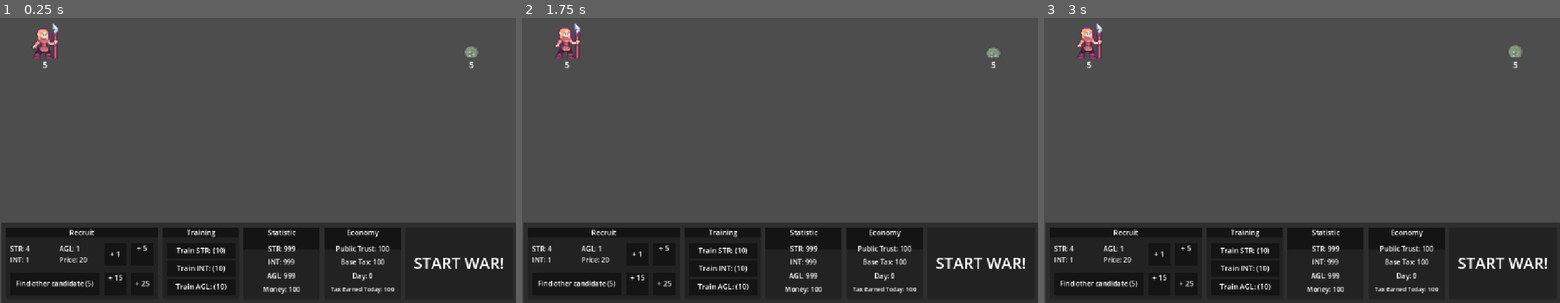
Above: before the commit, frames 1-3 (left to right).
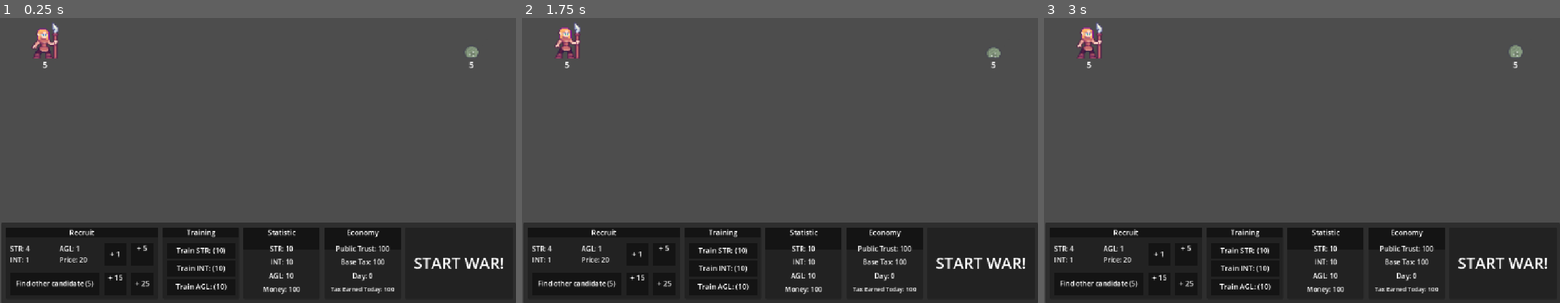
Above: after the commit, the same moments.

Repository: Stratmitos/game-dev-js-2025
Game: Godot game, scene res://Gameplay.tscn
The game is run twice, just before and just after one commit, with the same random seed, the same clock (stepped at 60 frames per second) and the same inputs.
Inputs (mouse positions are in pixels of both pictures, inside the frame that each line leads up to):
- Up to frame 1 (0.25 s): no input
- Up to frame 2 (1.75 s): tap Enter at 0.5 s; move the mouse to (893, 143) at 0.52 s; click (893, 143) at 0.67 s; move the mouse to (676, 171) at 1.27 s; click (676, 171) at 1.42 s
- Up to frame 3 (3 s): move the mouse to (1353, 94) at 2.02 s; click (1353, 94) at 2.17 s; move the mouse to (1276, 217) at 2.77 s; click (1276, 217) at 2.92 s

The runs differ from the first frame. In frame 1, 0.2% of the frame differs, in the area x 51-93%, y 10-92%; in frame 2, 0.3%; in frame 3, 0.3%.
Error before the commit: Parse Error: Function "_on_debuff_dominated_applied()" not found in base self. (res://Gameplay.gd:17)

Commit message:
Add: Integrate debuff log

Diff:
--- a/Gameplay.gd
+++ b/Gameplay.gd
@@ -55,12 +55,24 @@
 		MoneyHandler.toggle_allowed_to_spent_money(false)
 		$GirlTroop.move()
 		$Slime.move()
+		_toggle_war_log(true)
 
 func _on_war_is_over(is_win: bool) -> void:
 	if is_win:
 		$WarResult.win()
 	else:
 		$WarResult.lose()
+
+	_toggle_war_log(false)
+
+func _on_debuff_dominated_applied(identity: int) -> void:
+	$WarLog.append_debuff_log(identity, 0)
+
+func _on_debuff_coward_applied(identity: int) -> void:
+	$WarLog.append_debuff_log(identity, 1)
+
+func _on_debuff_reckless_applied(identity: int) -> void:
+	$WarLog.append_debuff_log(identity, 2)
 
 func _on_war_result_finished() -> void:
 	var current_public_trust: int = economy.get_public_trust()
@@ -81,3 +93,8 @@
 
 	economy.set_day_passed(economy.get_day_passed() + 1)
 	start()
+
+func _toggle_war_log(value: bool) -> void:
+	$WarLog.clear()
+	$WarLog.visible = value
+	ui_node.visible = not value
--- a/Gameplay.tscn
+++ b/Gameplay.tscn
@@ -4,11 +4,11 @@
 [ext_resource type="PackedScene" uid="uid://bhdhfu0ydgoc7" path="res://services/PlayableCharacter/GirlTroop.tscn" id="2_frqxu"]
 [ext_resource type="PackedScene" uid="uid://bjtg6be4bgtpq" path="res://services/PlayableCharacter/Slime.tscn" id="3_jk7ph"]
 [ext_resource type="Script" path="res://services/UI/StatisticPanel.gd" id="4_d07n5"]
-[ext_resource type="Script" path="res://services/UI/MenuPanel.gd" id="4_eopcn"]
 [ext_resource type="Script" path="res://services/UI/TrainingPanel.gd" id="5_dr4j1"]
 [ext_resource type="Script" path="res://services/UI/RecruitPanel.gd" id="5_ledom"]
 [ext_resource type="Script" path="res://services/UI/Economy.gd" id="8_jypwr"]
 [ext_resource type="Script" path="res://services/UI/WarResult.gd" id="9_c5f70"]
+[ext_resource type="Script" path="res://services/UI/WarLog.gd" id="9_lnb34"]
 
 [sub_resource type="StyleBoxFlat" id="StyleBoxFlat_crhkw"]
 bg_color = Color(0, 0, 0, 0.392157)
@@ -34,7 +34,6 @@
 offset_bottom = 648.0
 grow_horizontal = 2
 grow_vertical = 0
-script = ExtResource("4_eopcn")
 
 [node name="RecruitPanel" type="Panel" parent="MenuPanel"]
 layout_mode = 1
@@ -469,6 +468,48 @@
 wait_time = 2.3
 one_shot = true
 
+[node name="WarLog" type="Panel" parent="."]
+visible = false
+anchors_preset = 7
+anchor_left = 0.5
+anchor_top = 1.0
+anchor_right = 0.5
+anchor_bottom = 1.0
+offset_left = 2.0
+offset_top = 468.0
+offset_right = 1152.0
+offset_bottom = 648.0
+grow_horizontal = 2
+grow_vertical = 0
+script = ExtResource("9_lnb34")
+
+[node name="Log" type="Label" parent="WarLog"]
+layout_mode = 1
+anchors_preset = -1
+anchor_right = 1.0
+anchor_bottom = 0.127778
+grow_horizontal = 2
+theme_override_font_sizes/font_size = 20
+theme_override_styles/normal = SubResource("StyleBoxFlat_crhkw")
+text = " Log"
+vertical_alignment = 1
+metadata/_edit_use_anchors_ = true
+
+[node name="RichTextLabel" type="RichTextLabel" parent="WarLog"]
+layout_mode = 1
+anchors_preset = -1
+anchor_left = 0.00869565
+anchor_top = 0.166667
+anchor_right = 0.991304
+anchor_bottom = 1.0
+grow_horizontal = 2
+grow_vertical = 2
+bbcode_enabled = true
+deselect_on_focus_loss_enabled = false
+drag_and_drop_selection_enabled = false
+text_direction = 1
+metadata/_edit_use_anchors_ = true
+
 [connection signal="on_player_recruit_troop" from="MenuPanel/RecruitPanel" to="." method="_on_player_recruit_troop"]
 [connection signal="gui_input" from="MenuPanel/RecruitPanel/Find" to="MenuPanel/RecruitPanel" method="_on_find_other_candidate"]
 [connection signal="gui_input" from="MenuPanel/RecruitPanel/Add1" to="MenuPanel/RecruitPanel" method="_on_add_one"]
--- a/PlayerCharacter.gd
+++ b/PlayerCharacter.gd
@@ -1,6 +1,14 @@
 extends Node2D
 
 signal war_is_over(is_win: bool)
+
+signal troop_dominated(identity: int)
+
+signal troop_coward(identity: int)
+
+signal troop_reckless(identity: int)
+
+const default_hp: float = 25.0
 
 var stacked_count: int = 5
 var hp: float = default_hp
--- a/services/Character/DebuffTimer.gd
+++ b/services/Character/DebuffTimer.gd
@@ -11,11 +11,11 @@
 	var is_reckless_activated: bool = randf_range(0.0, 100.0) <= parent.reckless_rate
 
 	if is_coward_activated and parent.stacked_count > 0 and parent.coward_rate > 0.0:
-		print("coward!")
+		parent.emit_signal("troop_coward", parent.identity)
 		parent.on_character_debuff_activated()
 	if is_dominate_activated and parent.stacked_count > 0 and parent.dominate_rate > 0.0:
-		print("dominated!")
+		parent.emit_signal("troop_dominated", parent.identity)
 		parent.on_character_debuff_activated()
 	if is_reckless_activated and parent.stacked_count > 0 and parent.reckless_rate > 0.0:
-		print("reckelss!")
+		parent.emit_signal("troop_reckless", parent.identity)
 		parent.on_character_debuff_activated()
--- /dev/null
+++ b/services/UI/WarLog.gd
@@ -0,0 +1,42 @@
+extends Panel
+
+const message_str: Array = [
+	"%s: Tried a friendly pat on the back... now the friend’s a pancake.\n",
+	"%s: Went for a push. Physics went for a kill.\n",
+	"%s: Flexed so hard, someone in the group disintegrated.\n",
+	"%s: Gave a thumbs up... and crushed a teammate’s shoulder.\n",
+	"%s: Went for a high five and caused internal bleeding.\n",
+]
+
+const message_int: Array = [
+	"%s: Calculated all the odds... and chose to nope out.\n",
+	"%s: Retreating is the most logical move. Also the most cowardly.\n",
+	"%s: Just solved quantum physics mid-battle, and forgot how to stab.\n",
+	"%s: Too much thinking, not enough stabbing.\n",
+	"%s: Violence is not the answer. Unfortunately, the opposition disagreed.\n",
+]
+
+const message_agl: Array = [
+	"%s: Dodged everything... except the ground. RIP.\n",
+	"%s: Speed is great—until you trip on a rock and fall into a bear trap.\n",
+	"%s: Was a blur. Now they’re a stain.\n",
+	"%s: Moved like lightning. Thought like a snail. Fatal combo.\n",
+	"%s: Zigged, zagged, and zapped... right off a cliff.\n",
+]
+
+func clear() -> void:
+	$RichTextLabel.clear()
+
+func append_damage_log(identity: int, damage: int) -> void:
+	var victim: String = "Your troop" if identity == AttributeHandler.player else "Enemy troop"
+	$RichTextLabel.append_text("%s took %d damage!\n" % [victim, damage])
+
+func append_debuff_log(identity: int, debuf_type: int) -> void:
+	var messageid: int = randi_range(0, 4)
+	var victim: String = "Your troop" if identity == AttributeHandler.player else "Enemy troop"
+	if debuf_type == 0:
+		$RichTextLabel.append_text(message_str[messageid] % [victim])
+	elif debuf_type == 1:
+		$RichTextLabel.append_text(message_int[messageid] % [victim])
+	else:
+		$RichTextLabel.append_text(message_agl[messageid] % [victim])
